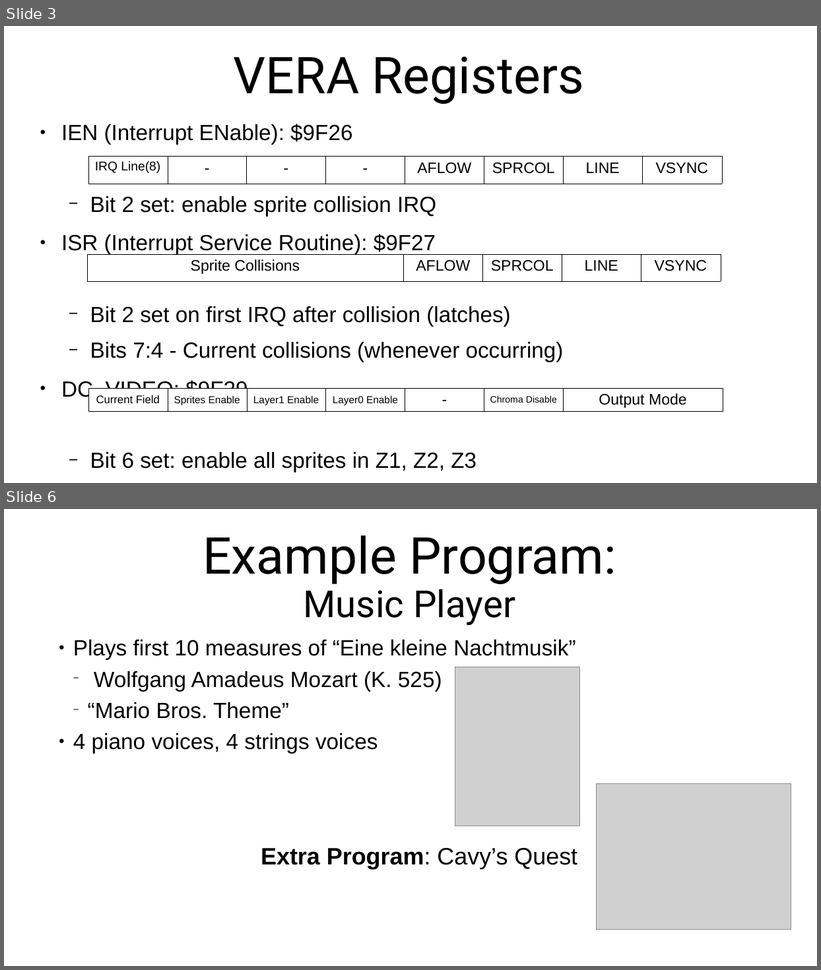
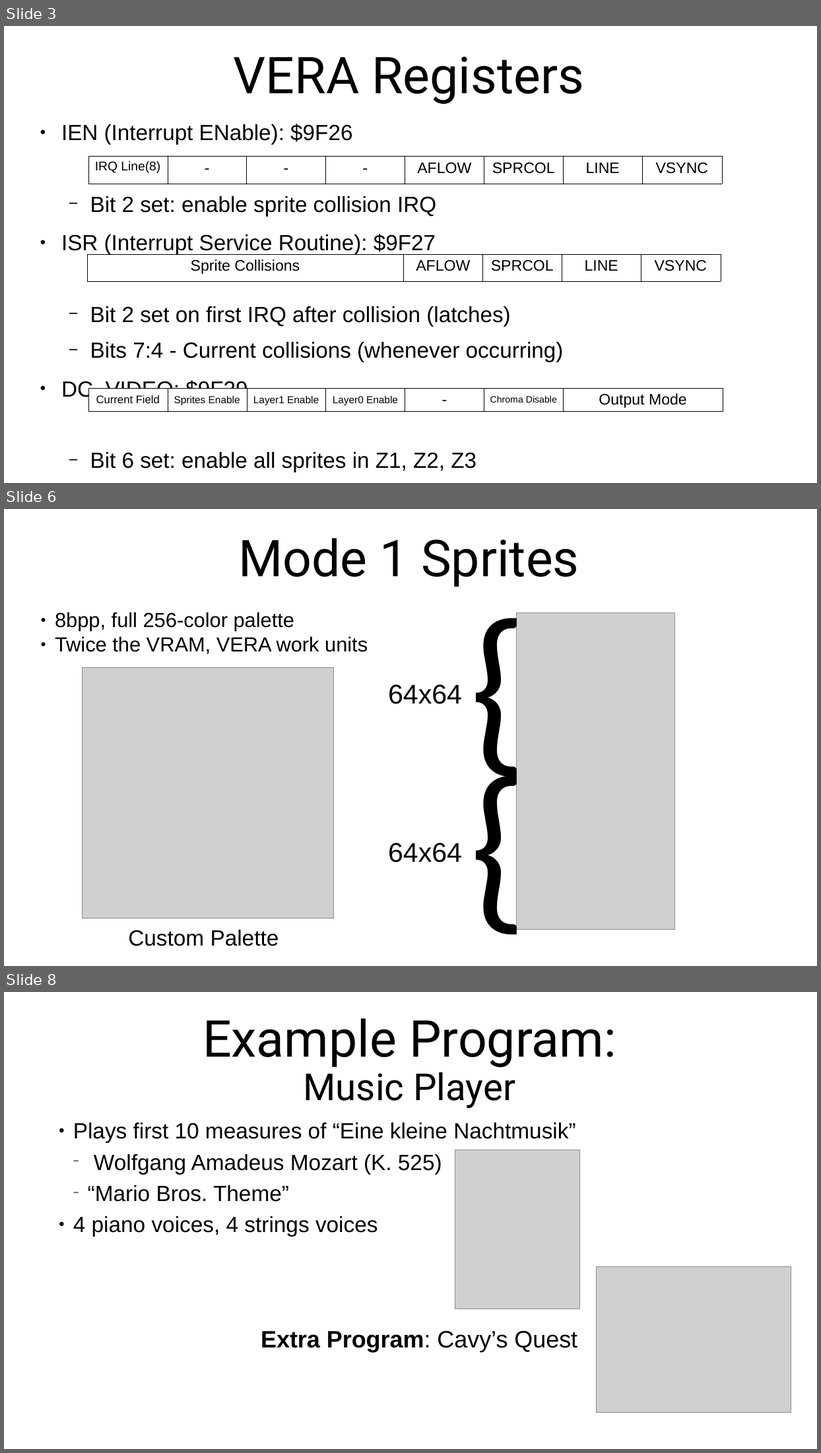
Before and after one commit to SlithyMatt/x16-assembly-tutorial, a slide deck: Lesson18/Lesson18.odp. Shown one above the other, each under a label of ours: slides 3 and 6 before the commit, slides 3, 6 and 8 after it; the slides between them are not shown. The pictures are 821x970 and 821x1453 pixels, drawn with LibreOffice and Linux fonts; fonts in the diff are those of the drawing; grey boxes stand for pictures. Boxes give left, top, right and bottom in pixels: in the first picture for what was removed or moved away, otherwise in the second. Text is boxed around its words. In the diff, an @@ line names an element or a change of style, - is before the commit and + after.

```diff
--- a/Lesson18/Lesson18.odp
+++ b/Lesson18/Lesson18.odp
@@ slide 6 added at <box>4,509,817,966</box>, background #FFFFFF @@
@@ title added at <box>238,538,579,587</box>, 60 pt, text #000000 @@
+Mode 1 Sprites
@@ text added at <box>465,575,543,819</box>, 205.9 pt, text #000000 @@
+{
@@ text added at <box>55,612,368,654</box>, 24 pt, text #000000 @@
+● 8bpp, full 256-color palette
+● Twice the VRAM, VERA work units
@@ picture added at <box>516,613,675,930</box> @@
@@ picture added at <box>82,667,333,918</box> @@
@@ text added at <box>388,685,462,704</box>, 32 pt, text #000000 @@
+64x64
@@ text added at <box>465,732,543,966</box>, 205.9 pt, text #000000 @@
+{
@@ text added at <box>388,843,462,863</box>, 32 pt, text #000000 @@
+64x64
@@ text added at <box>128,929,279,947</box>, 26 pt, text #000000 @@
+Custom Palette
@@ what was slide 6 is now slide 8 @@
```
Also in this commit, not shown: 1 slide changed, 3 other slides added, 2 slides removed, 2 other files.
